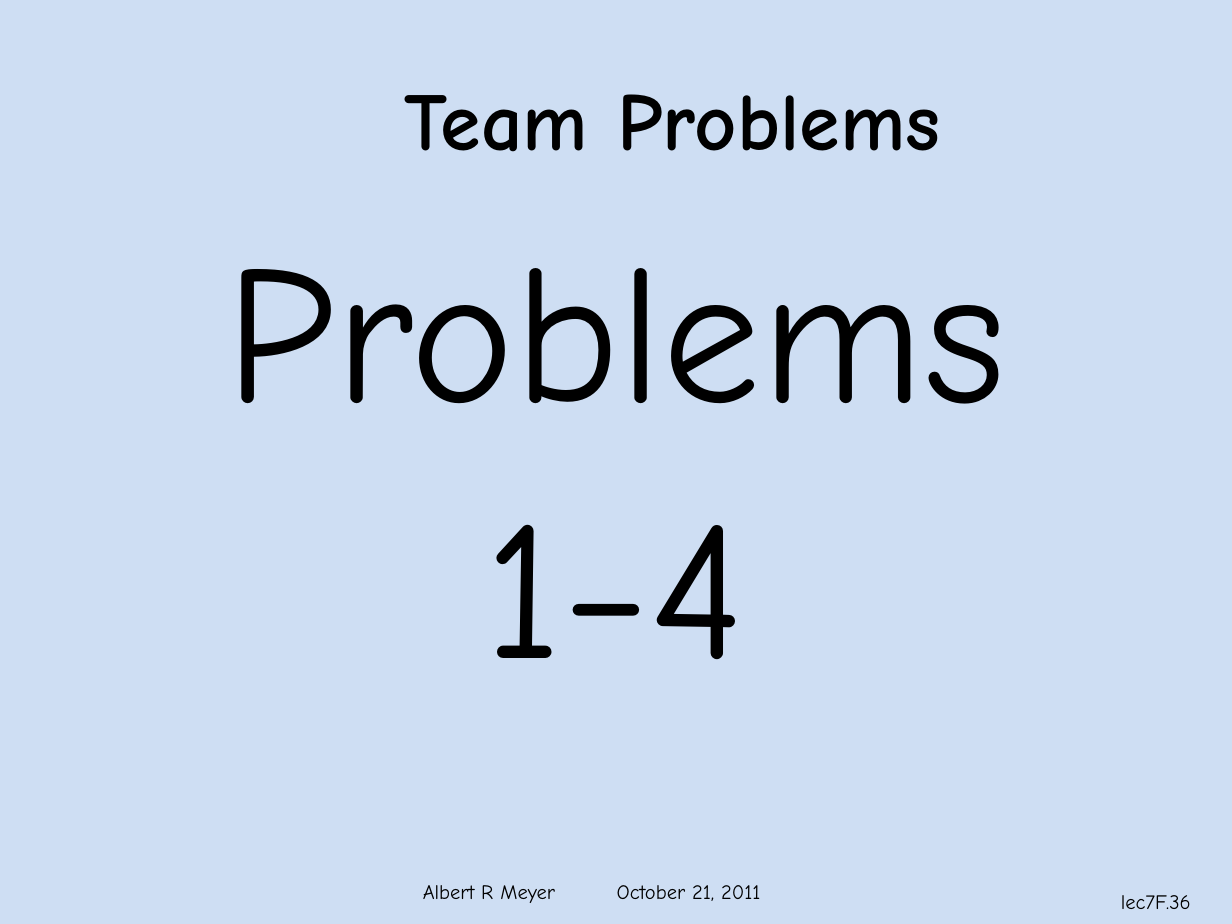
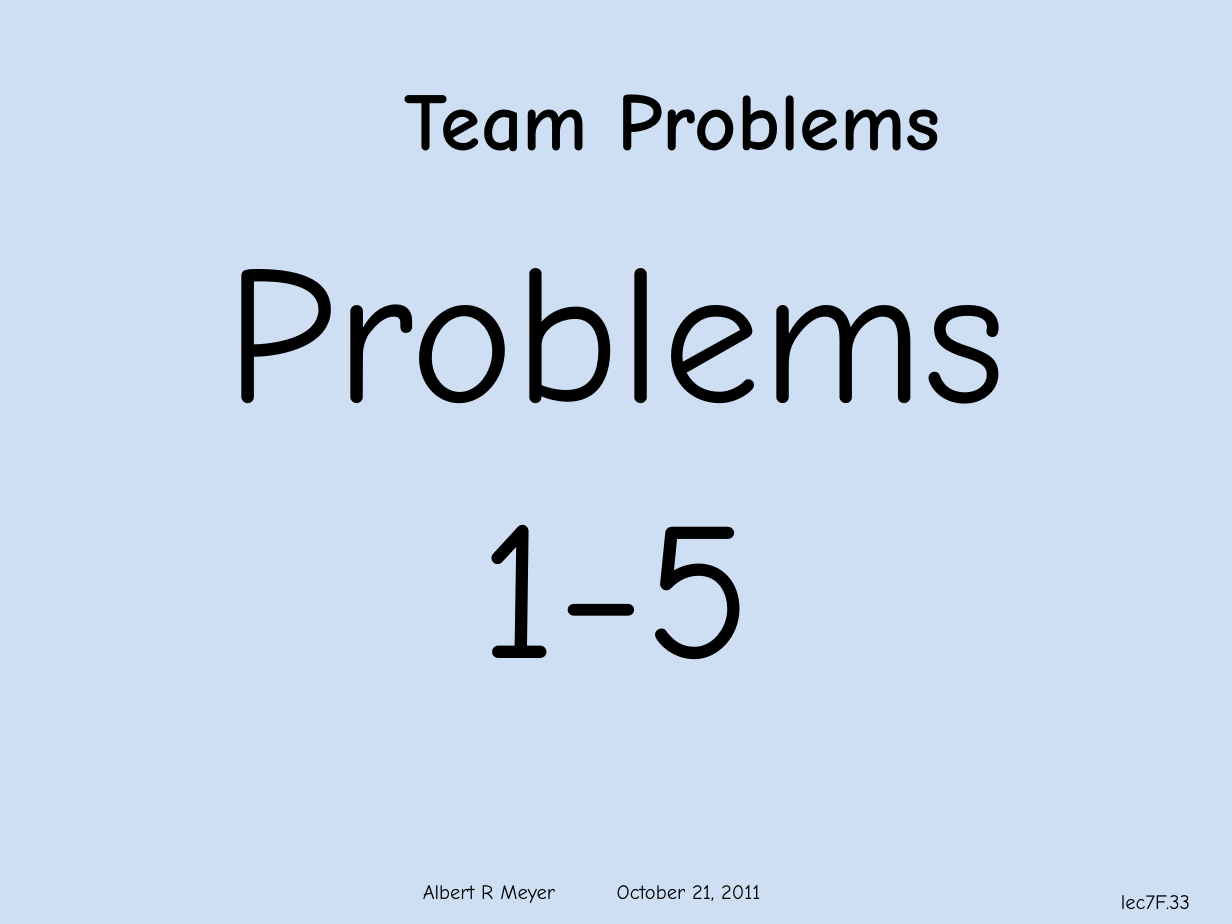
Before and after one commit to armeyer/mcs_web, a slide deck: slide 33 of fall11/slidesF11/slides7f.pptx (slide 36 before the commit). Drawn at 1232x924 pixels with LibreOffice and Linux fonts; fonts in the diff are those of the drawing; background and template pictures are left out. Boxes give left, top, right and bottom in pixels: in the first picture for what was removed or moved away, otherwise in the second. Text is boxed around its words. In the diff, an @@ line names an element or a change of style, - is before the commit and + after.

```diff
--- a/fall11/slidesF11/slides7f.pptx
+++ b/fall11/slidesF11/slides7f.pptx
@@ text at [479,524,751,660]: text changed @@
-1−4
+1−5
@@ page number at [1121,895,1190,909]: text changed @@
-lec7F.36
+lec7F.33
```
Also in this commit, not shown: 11 other slides changed, 7 slides added, 10 slides removed.
